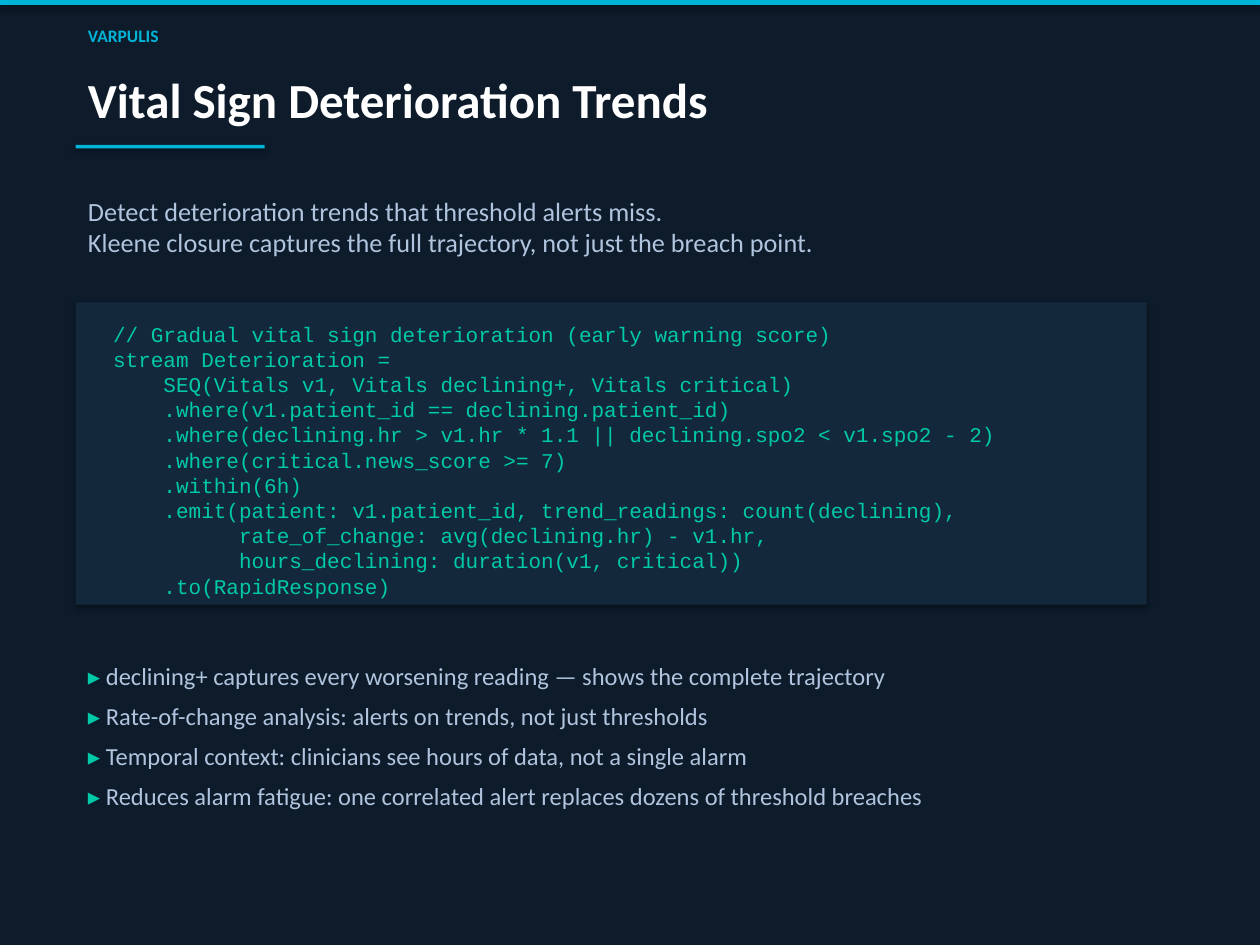
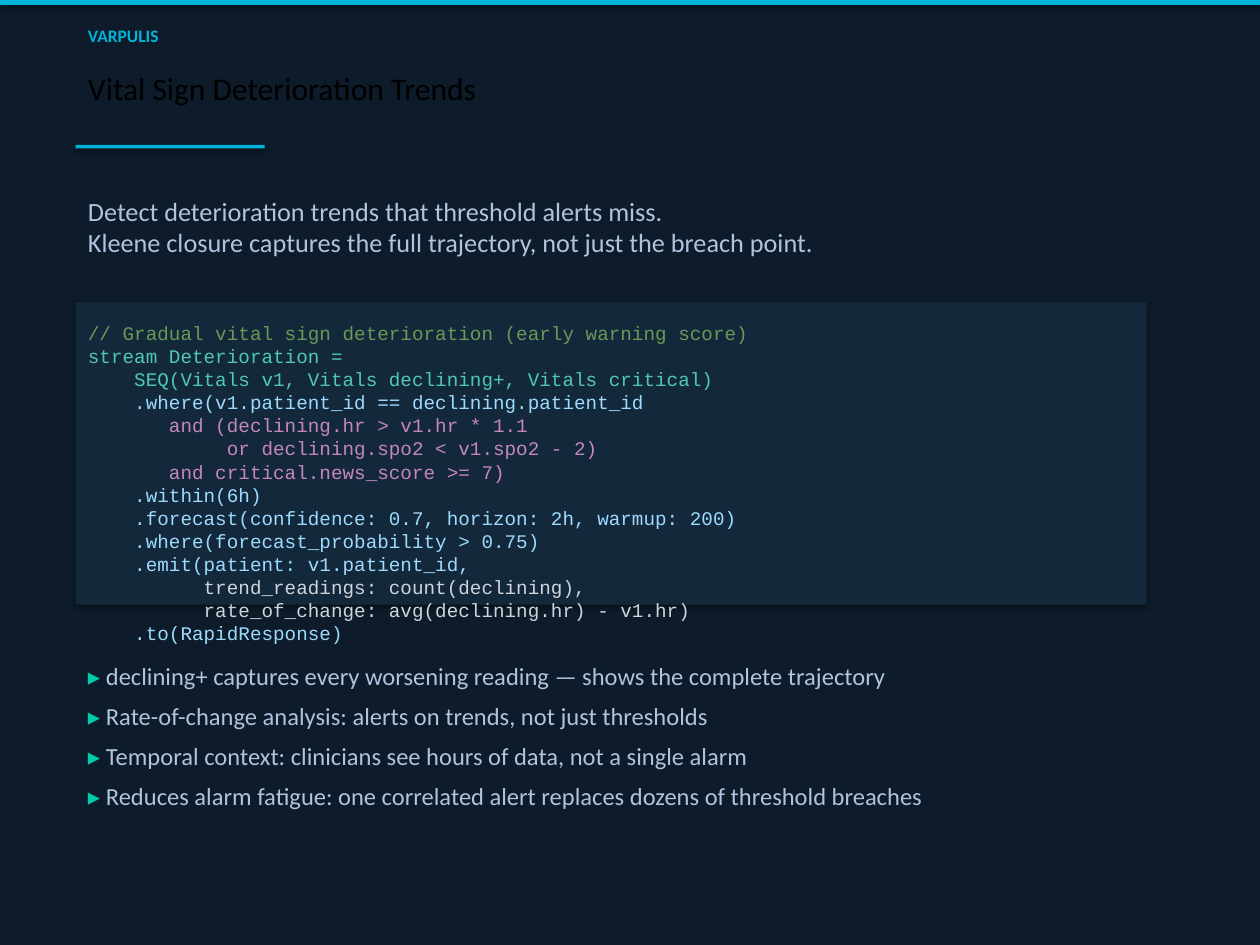
Before and after one commit to varpulis/varpulis, a slide deck: slide 4 of presentations/Varpulis_Healthcare.pptx. Drawn at 1260x945 pixels with LibreOffice and Linux fonts; fonts in the diff are those of the drawing. Boxes give left, top, right and bottom in pixels: in the first picture for what was removed or moved away, otherwise in the second. Text is boxed around its words. In the diff, an @@ line names an element or a change of style, - is before the commit and + after.

```diff
--- a/presentations/Varpulis_Healthcare.pptx
+++ b/presentations/Varpulis_Healthcare.pptx
@@ text removed at (88,83,707,127) @@
-Vital Sign Deterioration Trends
@@ text at (88,326,747,644): text changed; size 12 to 11 pt; text colour #00C9A7 to #9CDBFE @@
-// Gradual vital sign deterioration (early warning score)
-stream Deterioration =
-SEQ(Vitals v1, Vitals declining+, Vitals critical)
-.where(v1.patient_id == declining.patient_id)
-.where(declining.hr > v1.hr * 1.1 || declining.spo2 < v1.spo2 - 2)
-.where(critical.news_score >= 7)
-.within(6h)
-.emit(patient: v1.patient_id, trend_readings: count(declining),
-rate_of_change: avg(declining.hr) - v1.hr,
-hours_declining: duration(v1, critical))
-.to(RapidResponse)
+// Gradual vital sign deterioration (early warning score)
+stream Deterioration =
+SEQ(Vitals v1, Vitals declining+, Vitals critical)
+.where(v1.patient_id == declining.patient_id
+and (declining.hr > v1.hr * 1.1
+or declining.spo2 < v1.spo2 - 2)
+and critical.news_score >= 7)
+.within(6h)
+.forecast(confidence: 0.7, horizon: 2h, warmup: 200)
+.where(forecast_probability > 0.75)
+.emit(patient: v1.patient_id,
+trend_readings: count(declining),
+rate_of_change: avg(declining.hr) - v1.hr)
+.to(RapidResponse)
```
Also in this commit, not shown: 1 other slide changed, 2 slides added, 2 other files.
